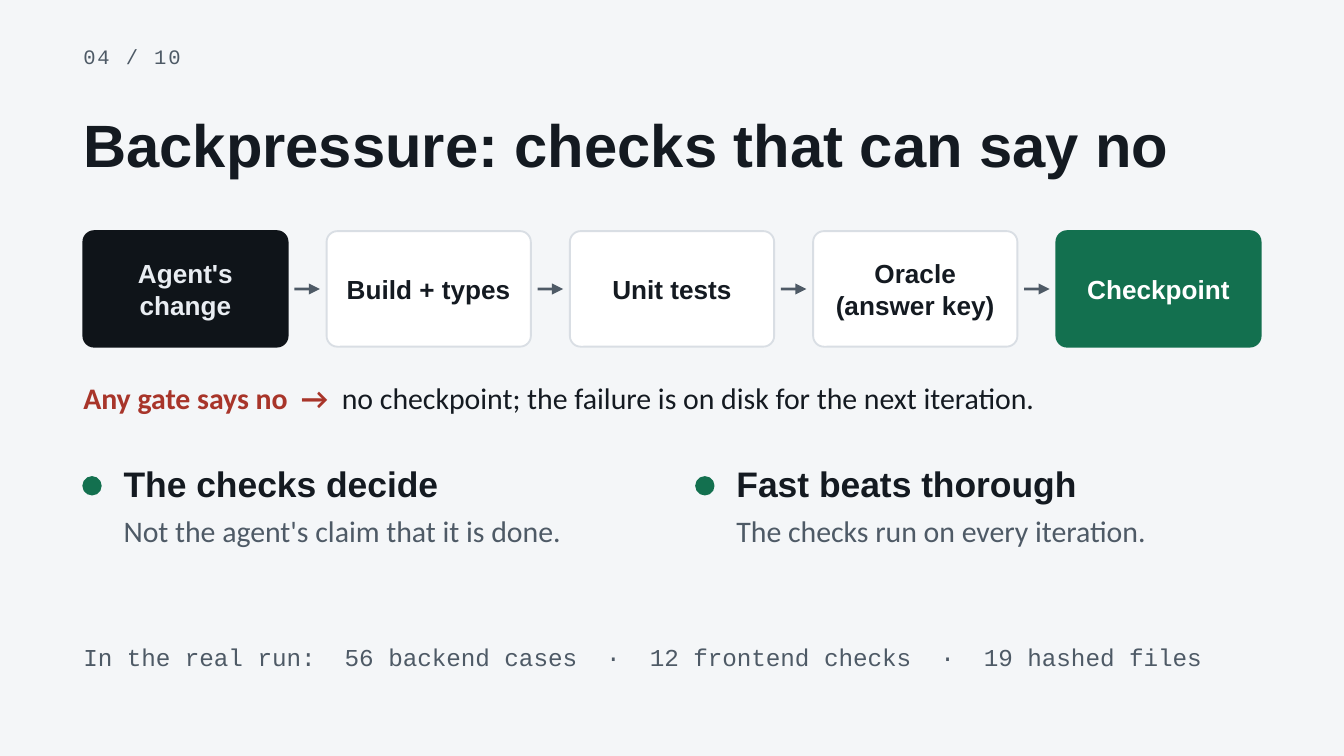
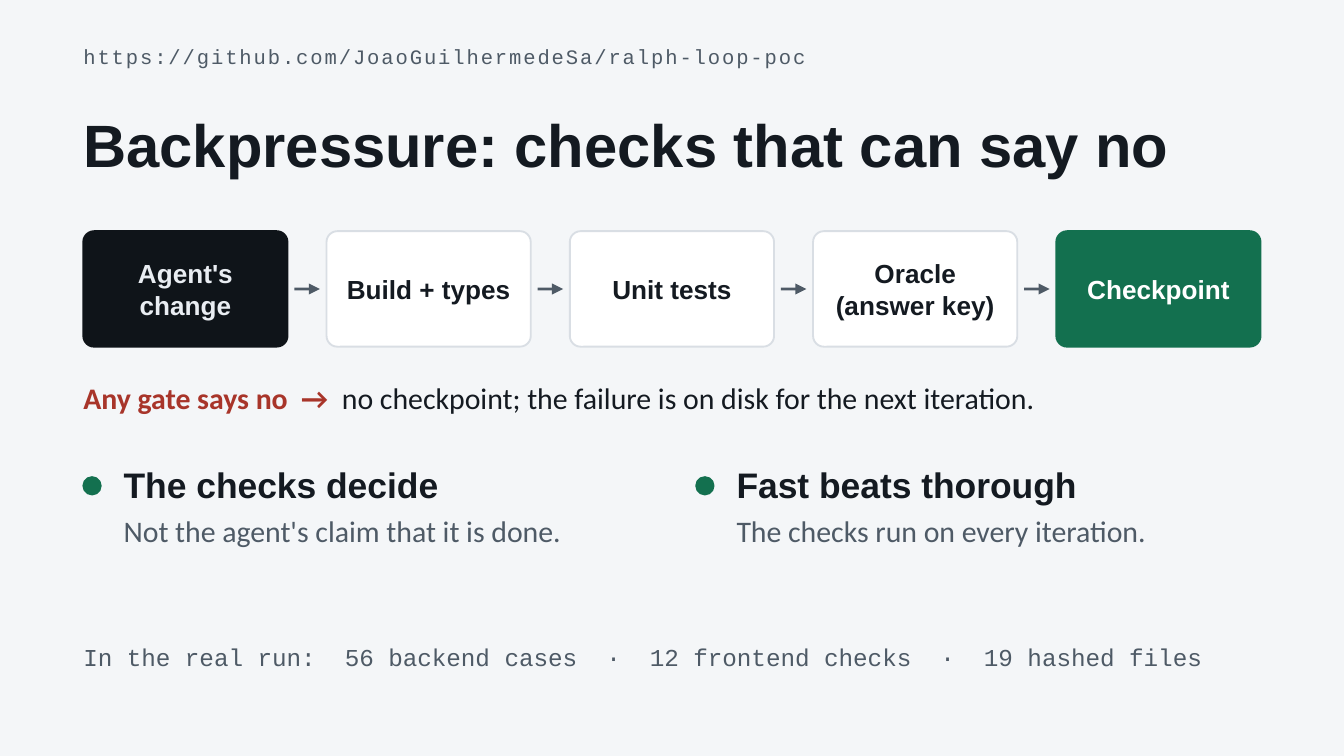
Before and after one commit to JoaoGuilhermedeSa/ralph-loop-poc, a slide deck: slide 4 of deck.pptx. Drawn at 1344x756 pixels with LibreOffice and Linux fonts; fonts in the diff are those of the drawing. Boxes give left, top, right and bottom in pixels: in the first picture for what was removed or moved away, otherwise in the second. Text is boxed around its words. In the diff, an @@ line names an element or a change of style, - is before the commit and + after.

```diff
--- a/deck.pptx
+++ b/deck.pptx
@@ text removed at <box>83,50,181,64</box> @@
-04 / 10
@@ text added at <box>83,49,805,69</box>, 11 pt, text #4E5A66 @@
+https://github.com/JoaoGuilhermedeSa/ralph-loop-poc
```
Also in this commit, not shown: 9 other slides changed.
